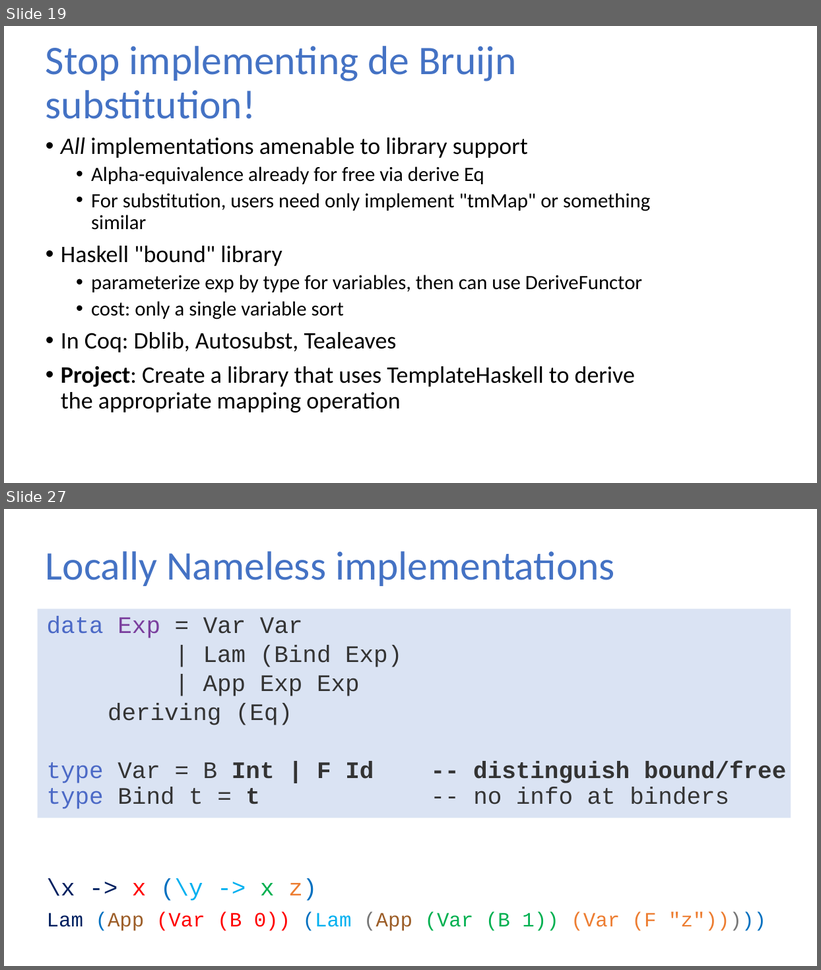
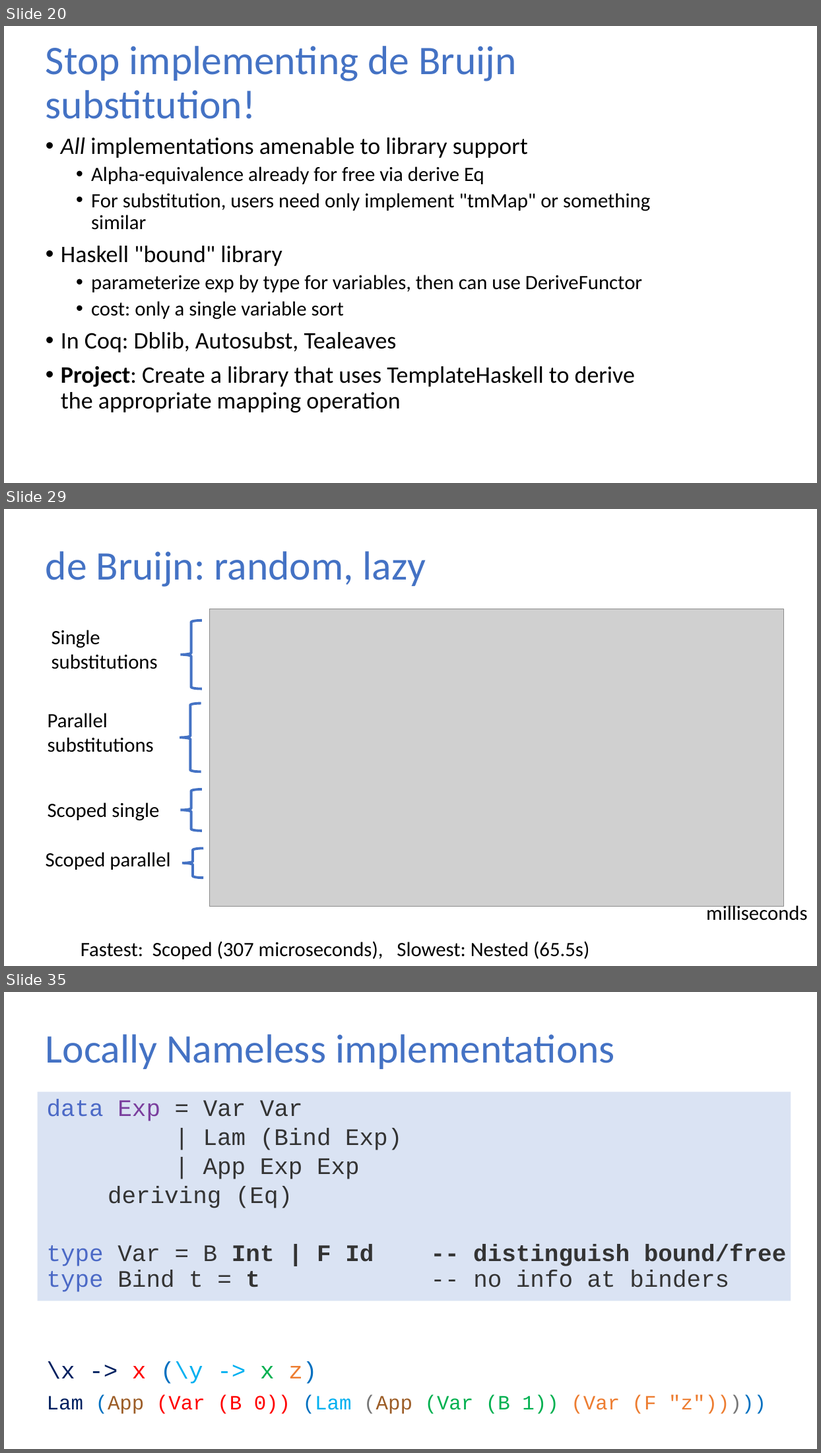
Before and after one commit to sweirich/lambda-n-ways, a slide deck: plclub-2021.pptx. Shown one above the other, each under a label of ours: slides 19 and 27 before the commit, slides 20, 29 and 35 after it; the slides between them are not shown. The pictures are 821x970 and 821x1453 pixels, drawn with LibreOffice and Linux fonts; fonts in the diff are those of the drawing; grey boxes stand for pictures. Boxes give left, top, right and bottom in pixels: in the first picture for what was removed or moved away, otherwise in the second. Text is boxed around its words. In the diff, an @@ line names an element or a change of style, - is before the commit and + after.

```diff
--- a/plclub-2021.pptx
+++ b/plclub-2021.pptx
@@ slide 29 added at [4,509,817,966], background #FFFFFF @@
@@ title added at [46,551,426,587], 36 pt, text #4472C4 @@
+de Bruijn: random, lazy
@@ left brace added at [180,621,201,689], outline #4472C4 2.25 pt @@
@@ picture added at [210,609,783,906] @@
@@ text added at [52,630,158,669], 18 pt, text #000000 @@
+Single
+substitutions
@@ left brace added at [180,703,201,772], outline #4472C4 2.25 pt @@
@@ text added at [48,713,154,753], 18 pt, text #000000 @@
+Parallel
+substitutions
@@ text added at [48,803,159,821], 18 pt, text #000000 @@
+Scoped single
@@ left brace added at [180,789,201,831], outline #4472C4 2.25 pt @@
@@ text added at [46,852,170,870], 18 pt, text #000000 @@
+Scoped parallel
@@ left brace added at [182,849,203,878], outline #4472C4 2.25 pt @@
@@ text added at [706,904,807,921], 18 pt, text #000000 @@
+milliseconds
@@ text added at [81,941,589,960], 18 pt, text #000000 @@
+Fastest: Scoped (307 microseconds), Slowest: Nested (65.5s)
@@ what was slide 19 is now slide 20 @@
@@ what was slide 27 is now slide 35 @@
```
Also in this commit, not shown: 10 slides changed, 13 other slides added, 24 other files.
